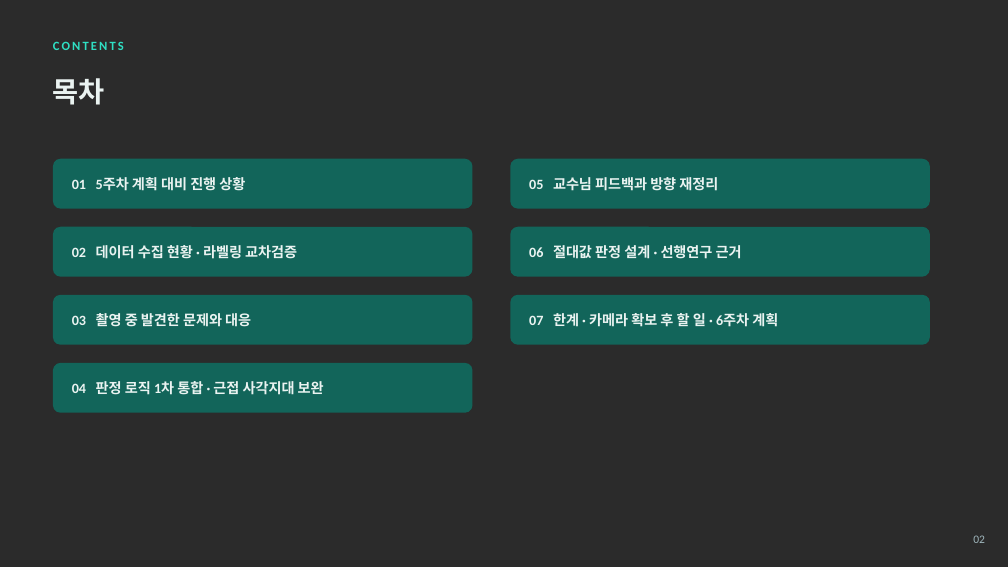
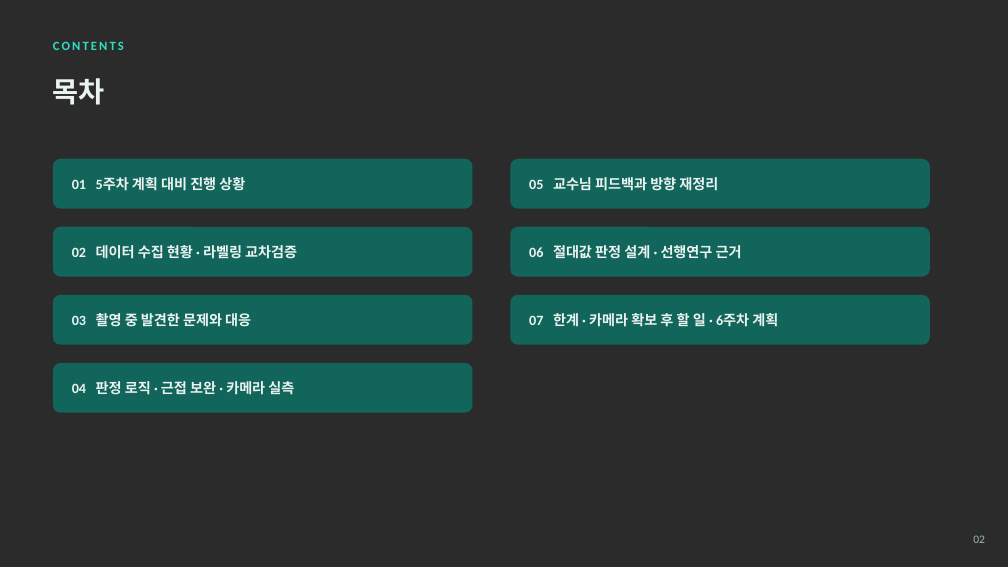
Before and after one commit to gianpark/AIoT-Project, a slide deck: slide 2 of barunjase_week5.pptx. Drawn at 1008x567 pixels with LibreOffice and Linux fonts; fonts in the diff are those of the drawing; background and template pictures are left out; a plain dark background stands for a picture behind light text. Boxes give left, top, right and bottom in pixels: in the first picture for what was removed or moved away, otherwise in the second. Text is boxed around its words. In the diff, an @@ line names an element or a change of style, - is before the commit and + after.

```diff
--- a/barunjase_week5.pptx
+++ b/barunjase_week5.pptx
@@ text at (x1=72, y1=381, x2=294, y2=395): text changed @@
-04 판정 로직 1차 통합 · 근접 사각지대 보완
+04 판정 로직 · 근접 보완 · 카메라 실측
```
Also in this commit, not shown: 9 other slides changed, 1 slide added, 2 other files.
